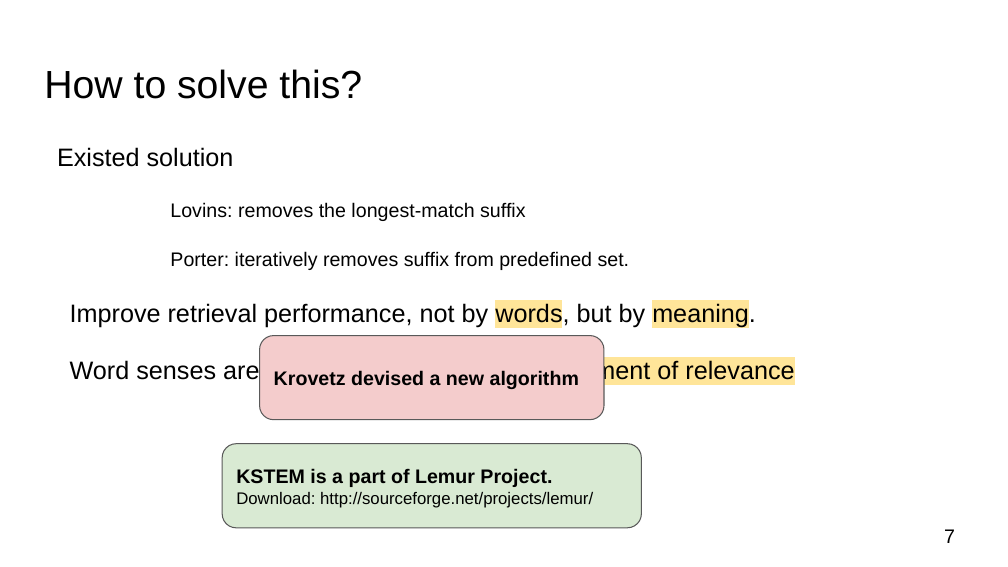
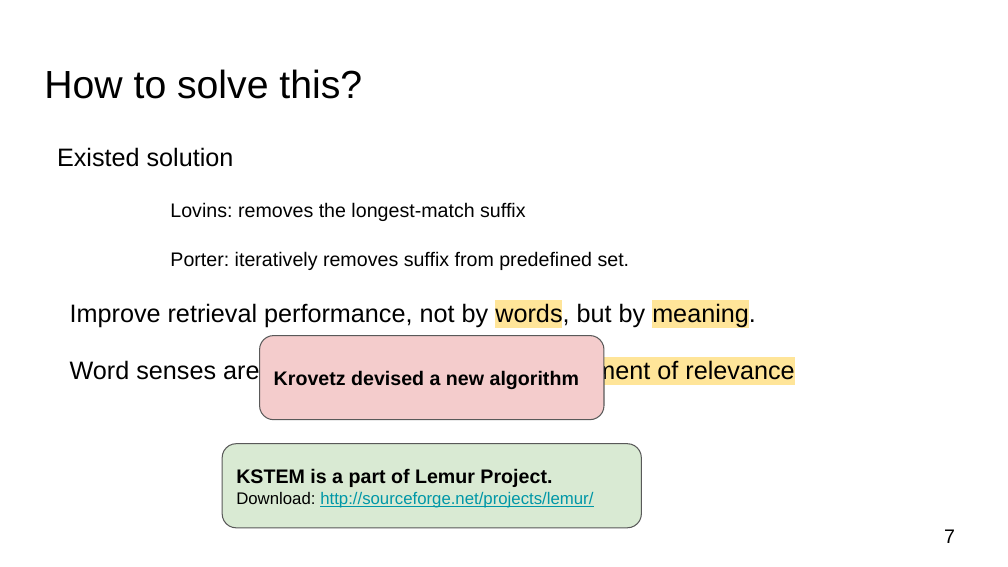
Before and after one commit to erikaris/cs834-f16, a slide deck: slide 7 of Presentation/presentation2/erika_presentation_2.pptx. Drawn at 1008x567 pixels with LibreOffice and Linux fonts; fonts in the diff are those of the drawing. Boxes give left, top, right and bottom in pixels: in the first picture for what was removed or moved away, otherwise in the second. Text is boxed around its words. In the diff, an @@ line names an element or a change of style, - is before the commit and + after.

```diff
--- a/Presentation/presentation2/erika_presentation_2.pptx
+++ b/Presentation/presentation2/erika_presentation_2.pptx
@@ text in rounded rectangle at [236, 492, 593, 508]: text colour #000000 to #0097A7, underline on in "http://sourceforge.net/projects/lemur/" @@
```
Also in this commit, not shown: 4 other slides changed, 1 slide added, 2 slides removed.
